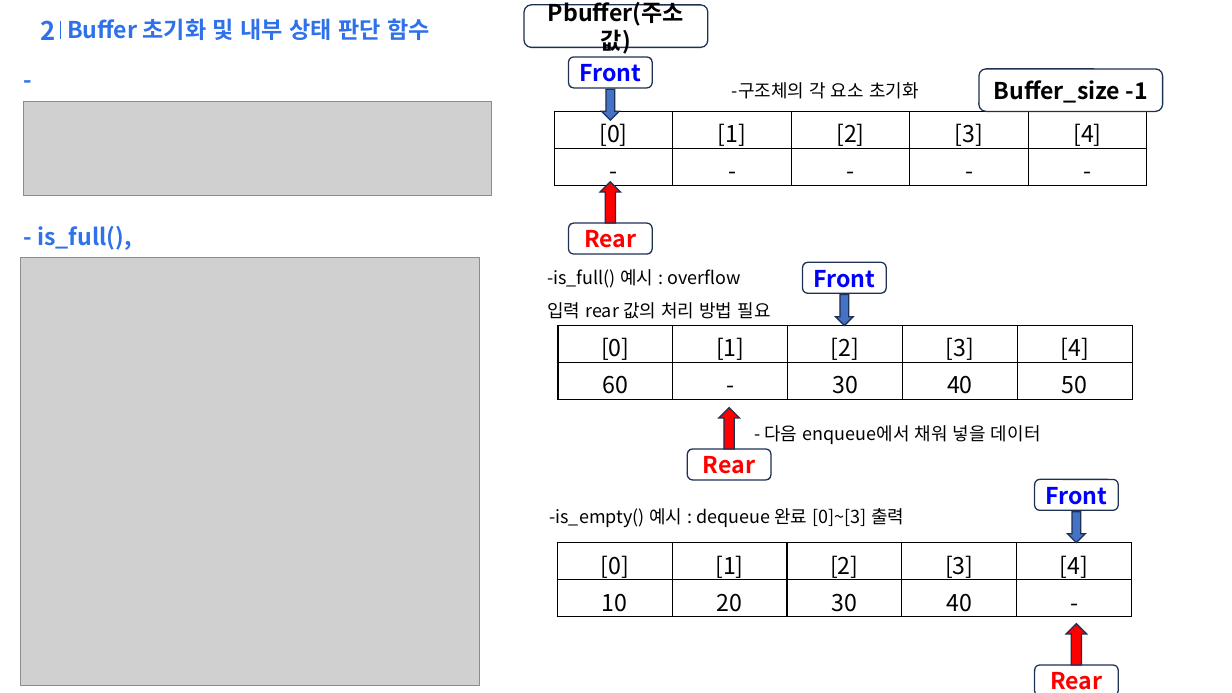
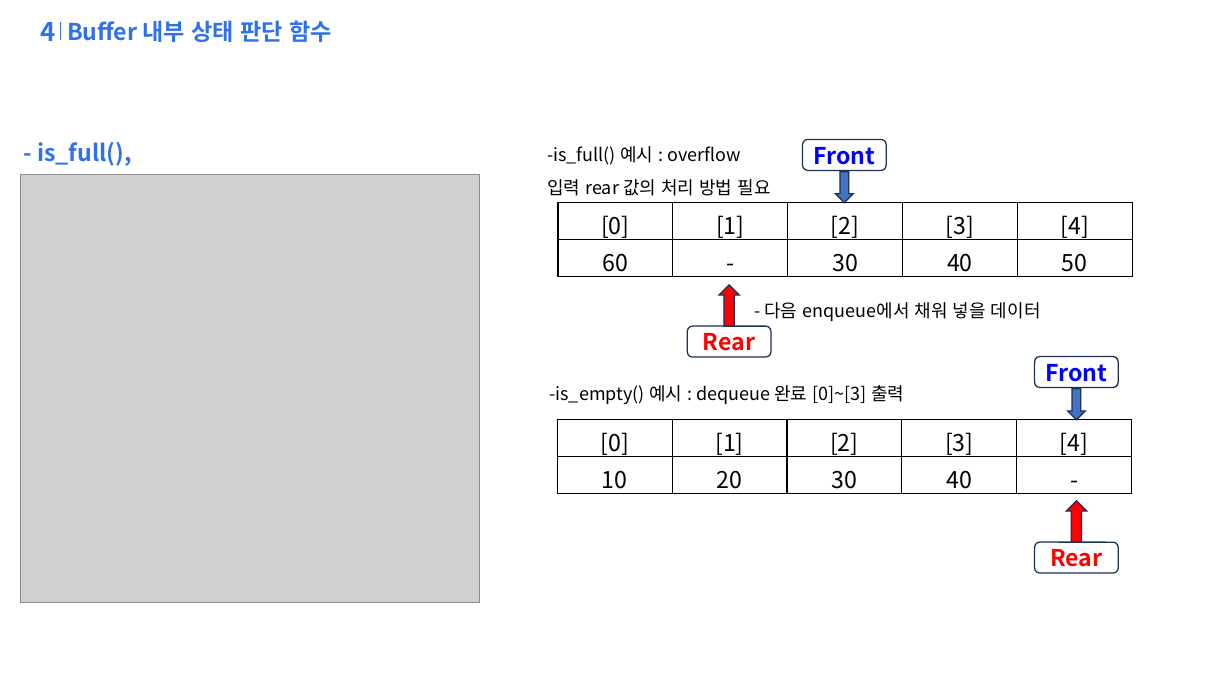
Before and after one commit to qfe051/L412_SelfTest_1_19, a slide deck: slide 6 of 21_c_study/example/ring_buf/ring_buffer.pptx (slide 3 before the commit). Drawn at 1232x693 pixels with LibreOffice and Linux fonts; fonts in the diff are those of the drawing; grey boxes stand for pictures; background and template pictures are left out. Boxes give left, top, right and bottom in pixels: in the first picture for what was removed or moved away, otherwise in the second. Text is boxed around its words. In the diff, an @@ line names an element or a change of style, - is before the commit and + after.

Commit message:
ring v2

```diff
--- a/21_c_study/example/ring_buf/ring_buffer.pptx
+++ b/21_c_study/example/ring_buf/ring_buffer.pptx
@@ text at box(40, 22, 55, 41): text changed @@
-2
+4
@@ text at box(67, 20, 333, 42): text changed @@
-Buffer 초기화 및 내부 상태 판단 함수
+Buffer 내부 상태 판단 함수
@@ rounded rectangle removed at box(524, 5, 708, 47) @@
-Pbuffer(주소값)
@@ rounded rectangle removed at box(568, 57, 652, 88) @@
-Front
@@ text removed at box(732, 82, 919, 99) @@
--구조체의 각 요소 초기화
@@ rounded rectangle removed at box(979, 69, 1163, 112) @@
-Buffer_size -1
@@ text removed at box(23, 107, 138, 136) @@
-- init_ring()
@@ picture removed at box(23, 102, 492, 196) @@
@@ table removed at box(555, 112, 1146, 186), 2 rows, 5 columns @@
-[0] | [1] | [2] | [3] | [4]
-- | - | - | - | -
@@ down arrow removed at box(602, 90, 619, 120) @@
@@ text "- is_full(), is_empty()" rewrapped from box(37, 226, 644, 527) to box(37, 142, 644, 404) @@
@@ rounded rectangle "Front": place and size @@
-rounded rectangle "Front" at box(803, 262, 886, 293)
+rounded rectangle "Front" at box(803, 140, 886, 170)
@@ picture: place and size @@
-picture at box(20, 258, 480, 687)
+picture at box(20, 174, 480, 603)
@@ up arrow removed at box(600, 182, 620, 224) @@
@@ rounded rectangle removed at box(568, 223, 652, 253) @@
-Rear
@@ 3 texts, 2 tables, 2 rounded rectangles, 2 up arrows, 2 down arrows: place and size @@
-3 texts, 2 tables, 2 rounded rectangles, 2 up arrows, 2 down arrows at box(547, 269, 1131, 665)
+3 texts, 2 tables, 2 rounded rectangles, 2 up arrows, 2 down arrows at box(547, 146, 1131, 543)
@@ rounded rectangle "Rear": place and size @@
-rounded rectangle "Rear" at box(1035, 665, 1118, 693)
+rounded rectangle "Rear" at box(1035, 543, 1118, 573)
```
Also in this commit, not shown: 6 other slides changed, 3 slides added, 4 other files.
